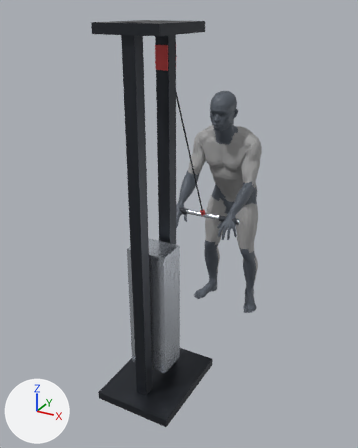
An edit to the glTF model assets_3d/exported_glb/straight_arm_cable_pulldown.glb, drawn before and after from the same camera.
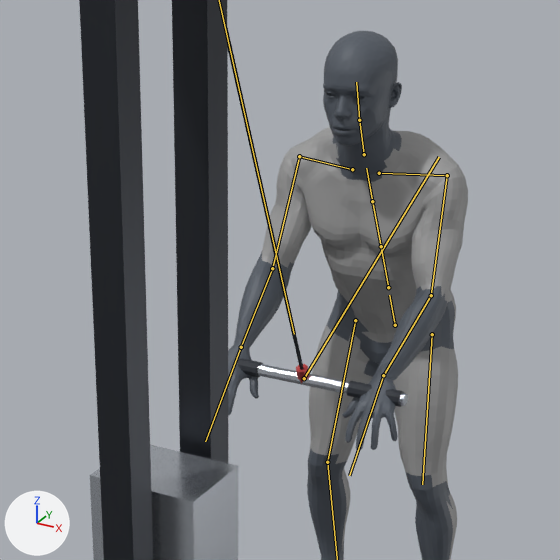
Each version is shown whole from a camera (50 mm lens) standing at (1.34, -3.28, 2.22) and looking at (-0.06, -0.73, 0.94), then close up on the part from 27% to 82% of the width and 18% to 62% of the height. Arrows for +X, +Y and +Z are at lower left; the lights stay in place. The older version's two pictures come first. Both versions are drawn at frame 69 of the action 'Anim_GoodForm'; the numbers are the values there. The bones that change, and the others that lie on the model, are drawn over the model as lines in the close-ups.

Objects in the first close-up: 'Body_Head_Neck', 'Body_Joints_Hands_Feet', 'Equip_CableTower', 'Equip_Cable_Center', 'Equip_StraightBar', 'Mesh_Muscle_Abs_Core', 'Mesh_Muscle_Biceps', 'Mesh_Muscle_Chest', 'Mesh_Muscle_Glutes', 'Mesh_Muscle_Hamstrings', 'Mesh_Muscle_Quads', 'Mesh_Muscle_Shoulders', 'Mesh_Muscle_Traps', 'Mesh_Muscle_Triceps' and 1 more.
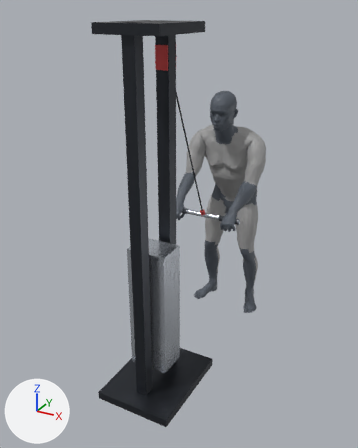
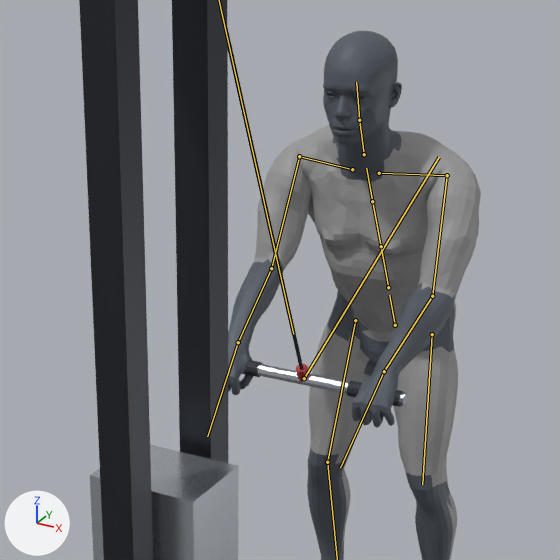
What changed in the scene script:
```text
Change bone_upperarm_l:
    where bone_upperarm_l = bpy.data.objects['Armature_GymHuman'].pose.bones['UpperArm_L']  # child of 'Clavicle_L'
    bone_upperarm_l.rotation_quaternion: (0.889, 0.449, 0.018, -0.091) -> (0.694, 0.405, 0.559, 0.206)  # degrees (53, 7, -8) -> degrees (87, 37, 68)
Change bone_forearm_l:
    where bone_forearm_l = bpy.data.objects['Armature_GymHuman'].pose.bones['Forearm_L']  # child of 'UpperArm_L'
    bone_forearm_l.rotation_quaternion: (0.986, 0.169, 0.002, 0.006) -> (0.938, -0.064, 0.058, 0.337)  # degrees (19, 0, 1) -> degrees (-5, 9, 39)
Change bone_hand_l:
    where bone_hand_l = bpy.data.objects['Armature_GymHuman'].pose.bones['Hand_L']  # child of 'Forearm_L'
    bone_hand_l.rotation_quaternion: (0.764, -0.204, 0.607, -0.081) -> (0.993, -0.095, -0.005, -0.077)  # degrees (-66, 63, -56) -> degrees (-11, -1, -9)
Change bone_upperarm_r:
    where bone_upperarm_r = bpy.data.objects['Armature_GymHuman'].pose.bones['UpperArm_R']  # child of 'Clavicle_R'
    bone_upperarm_r.rotation_quaternion: (0.889, 0.449, -0.018, 0.091) -> (0.694, 0.405, -0.559, -0.206)  # degrees (53, -7, 8) -> degrees (87, -37, -68)
Change bone_forearm_r:
    where bone_forearm_r = bpy.data.objects['Armature_GymHuman'].pose.bones['Forearm_R']  # child of 'UpperArm_R'
    bone_forearm_r.rotation_quaternion: (0.986, 0.169, -0.002, -0.006) -> (0.938, -0.064, -0.058, -0.337)  # degrees (19, 0, -1) -> degrees (-5, -9, -39)
Change bone_hand_r:
    where bone_hand_r = bpy.data.objects['Armature_GymHuman'].pose.bones['Hand_R']  # child of 'Forearm_R'
    bone_hand_r.rotation_quaternion: (0.764, -0.204, -0.607, 0.081) -> (0.993, -0.095, 0.005, 0.077)  # degrees (-66, -63, 56) -> degrees (-11, 1, 9)
```

Pixel boxes (x1, y1, x2, y2) of what changed, in the close-ups (560 x 560 px):
'Body_Joints_Hands_Feet', posed
    both: (228, 165, 455, 560)
'Mesh_Muscle_Chest', posed
    before: (303, 166, 424, 258)
    after: (305, 165, 428, 258)
'Mesh_Muscle_Shoulders', posed (15% wider)
    before: (275, 132, 468, 242)
    after: (259, 129, 481, 240)
'Mesh_Muscle_Abs_Core', posed
    before: (321, 240, 454, 343)
    after: (320, 237, 425, 342)
'Mesh_Muscle_Biceps', posed (14% narrower)
    before: (260, 193, 453, 296)
    after: (272, 190, 437, 289)
'Mesh_Muscle_Triceps', posed
    before: (264, 204, 462, 303)
    after: (253, 197, 479, 302)
'Mesh_Muscle_Traps', posed
    before: (304, 127, 445, 189)
    after: (305, 126, 451, 188)
'Equip_Cable_Center', posed
    before: (227, 27, 304, 370)
    after: (227, 27, 303, 370)
'Mesh_Muscle_Glutes', posed (mostly hidden)
    before: (452, 298, 456, 331)
    after: (453, 302, 456, 330)
bone 'UpperArm_L', root to tip
    before: (447, 175) to (431, 295)
    after: (447, 175) to (432, 296)
bone 'Forearm_L', root to tip
    before: (431, 295) to (383, 375)
    after: (432, 296) to (384, 371)
bone 'Hand_L', root to tip
    before: (383, 375) to (349, 475)
    after: (384, 371) to (340, 467)
bone 'UpperArm_R', root to tip
    before: (299, 156) to (272, 268)
    after: (299, 156) to (271, 268)
bone 'Forearm_R', root to tip
    before: (272, 268) to (241, 347)
    after: (271, 268) to (238, 342)
bone 'Hand_R', root to tip
    before: (241, 347) to (205, 441)
    after: (238, 342) to (207, 436)
